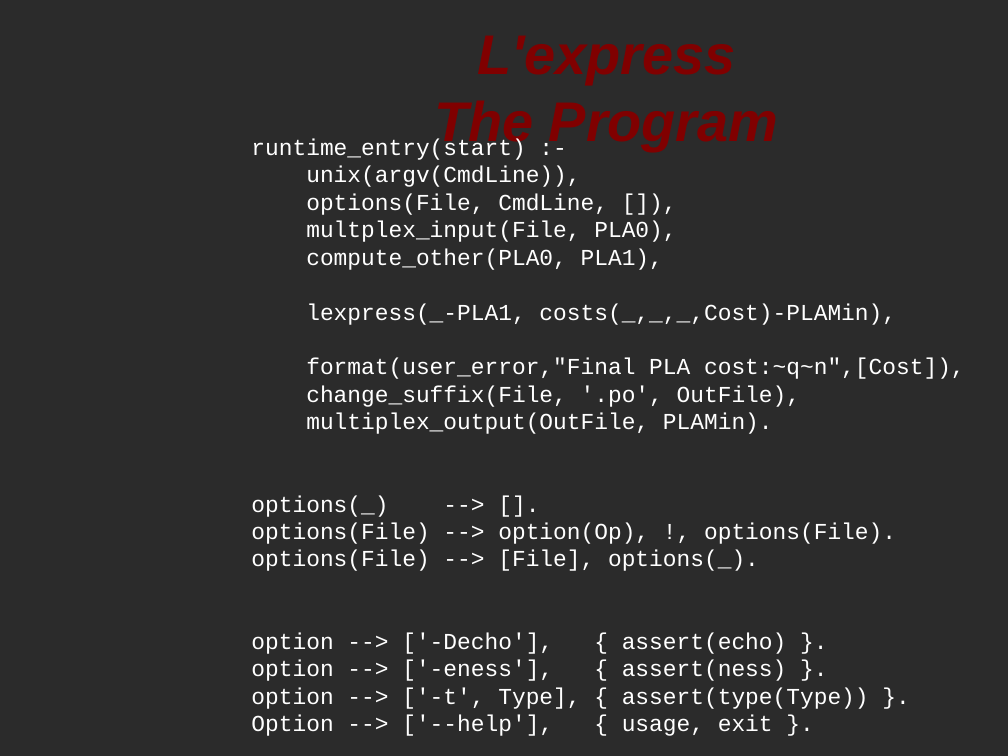
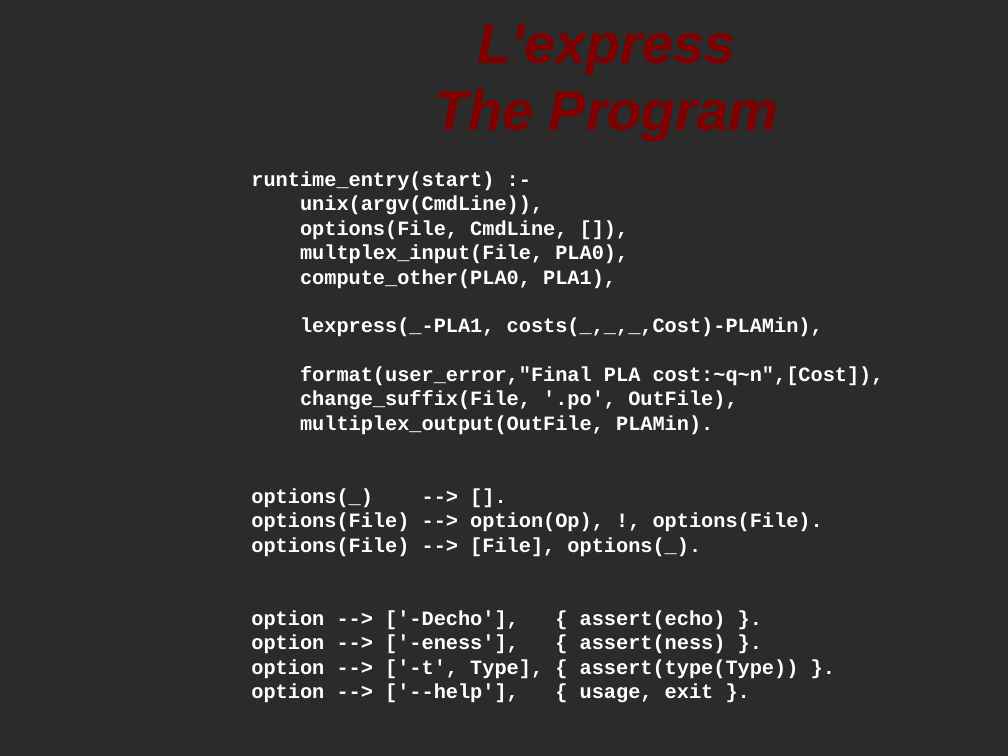
Before and after one commit to softwaresunday/Lexpress, a slide deck: slide 9 of doc/lepresentation.odp. Drawn at 1008x756 pixels with LibreOffice and Linux fonts; fonts in the diff are those of the drawing; background and template pictures are left out; a plain dark background stands for a picture behind light text. Boxes give left, top, right and bottom in pixels: in the first picture for what was removed or moved away, otherwise in the second. Text is boxed around its words. In the diff, an @@ line names an element or a change of style, - is before the commit and + after.

```diff
--- a/doc/lepresentation.odp
+++ b/doc/lepresentation.odp
@@ title "L'express The Program" rewrapped from bbox=[434, 100, 779, 151] to bbox=[299, 0, 915, 151] @@
@@ subtitle at bbox=[251, 172, 884, 679]: size 18 to 16 pt, bold on @@
@@ subtitle at bbox=[251, 684, 714, 703]: text changed; size 18 to 16 pt; bold on @@
-Option --> ['--help'], { usage, exit }.
+option --> ['--help'], { usage, exit }.
```
Also in this commit, not shown: 5 other slides changed, 8 slides added, 2 slides removed, 2 other files.
